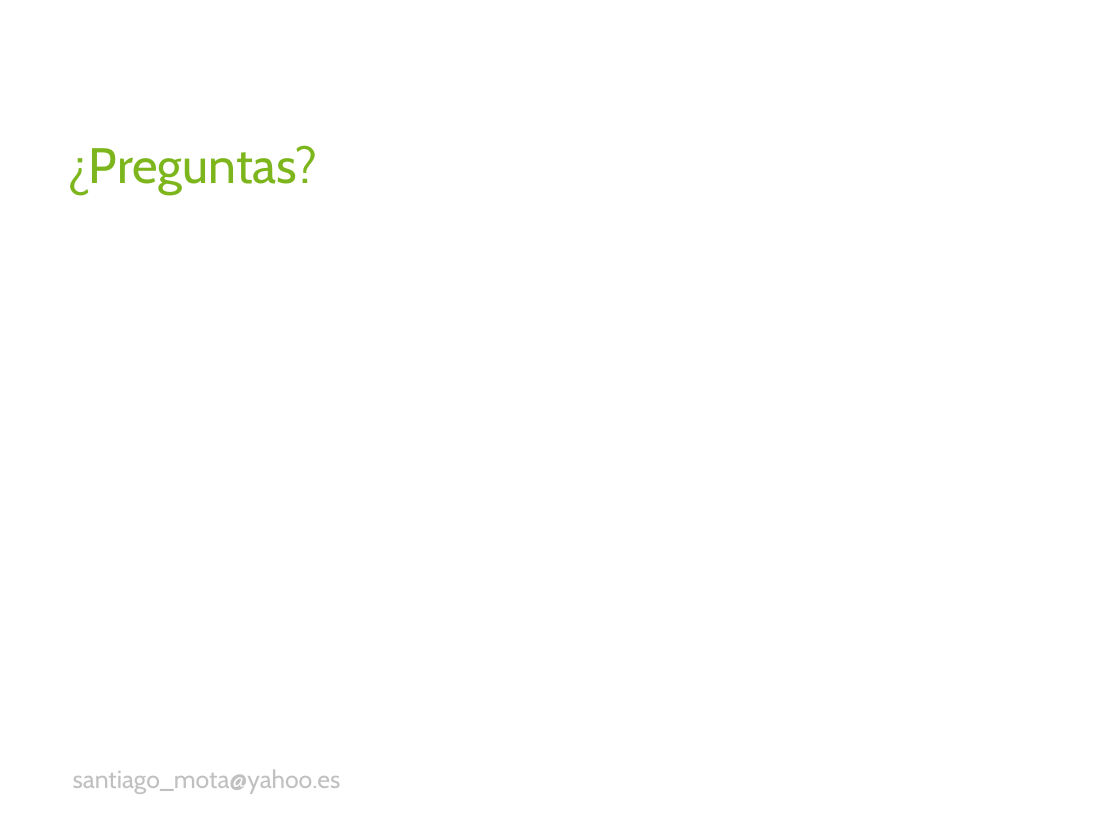
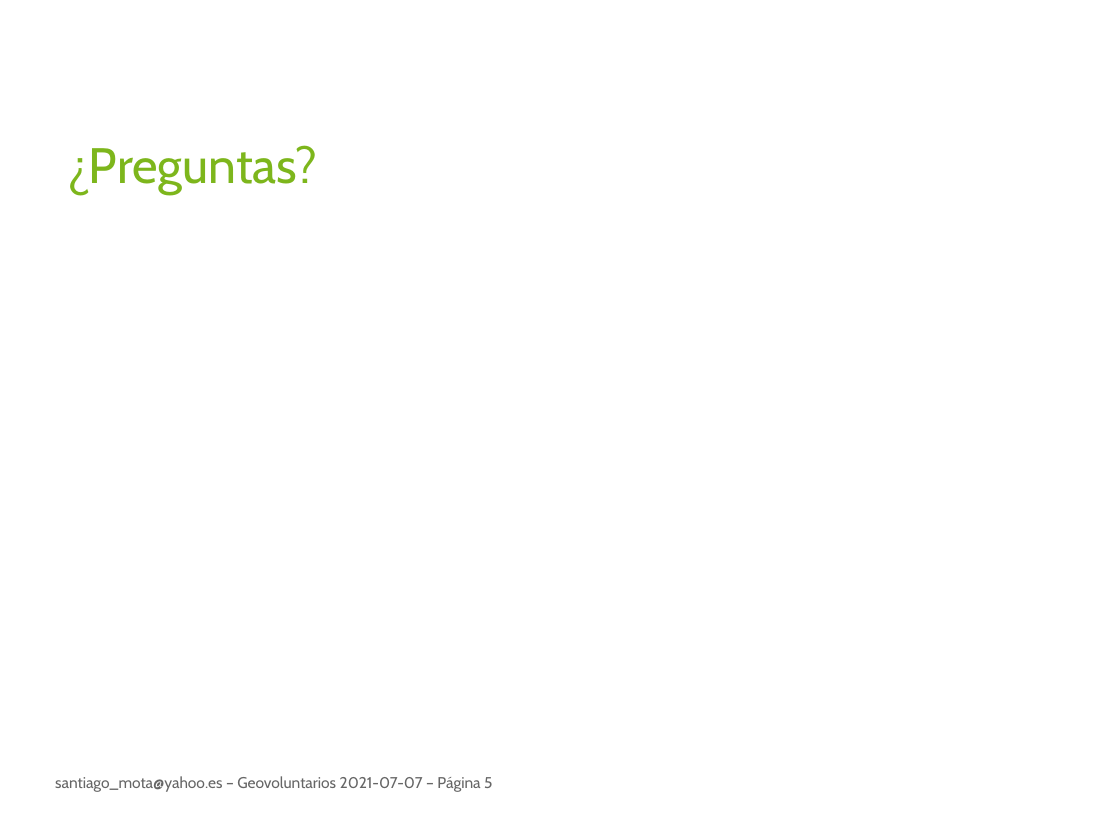
Before and after one commit to santiagomota/Geovoluntarios, a slide deck: slide 5 of Geovoluntarios_2021-07-07.ppt. Drawn at 1120x840 pixels with LibreOffice and Linux fonts; fonts in the diff are those of the drawing. Boxes give left, top, right and bottom in pixels: in the first picture for what was removed or moved away, otherwise in the second. Text is boxed around its words. In the diff, an @@ line names an element or a change of style, - is before the commit and + after.

```diff
--- a/Geovoluntarios_2021-07-07.ppt
+++ b/Geovoluntarios_2021-07-07.ppt
@@ text at (55,776,492,792): text changed; size 16 to 10 pt; text colour #C0C0C0 to #666666 @@
-santiago_mota@yahoo.es
+santiago_mota@yahoo.es – Geovoluntarios 2021-07-07 – Página 5
```
Also in this commit, not shown: 4 other slides changed, 2 other files.
